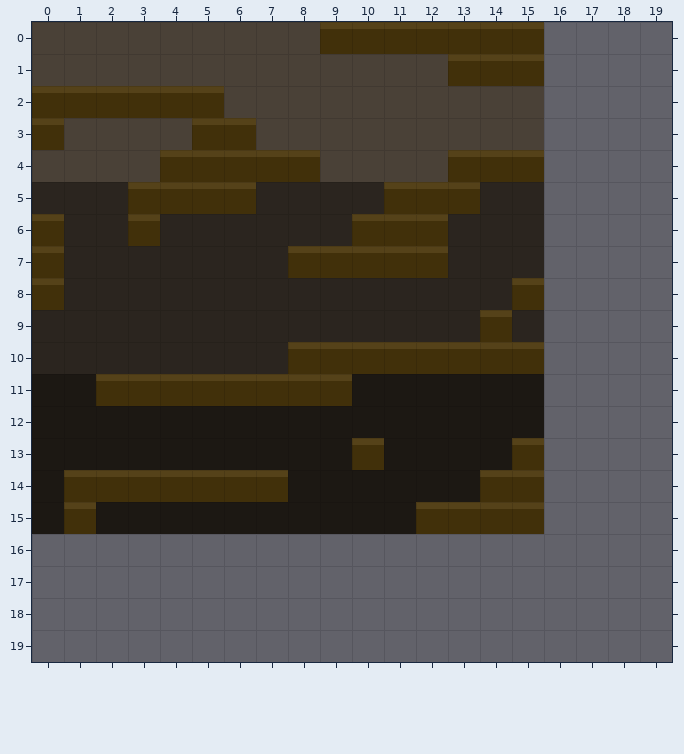
Two versions of a level (Tiled map, Content/tileMaps/prototype/collisionTestMap.tmx). That is the earlier state.
Cells are 32x32 px. Shown: x 0..19, y 0..19. The old version is drawn lined up with the new one.
Once edited:
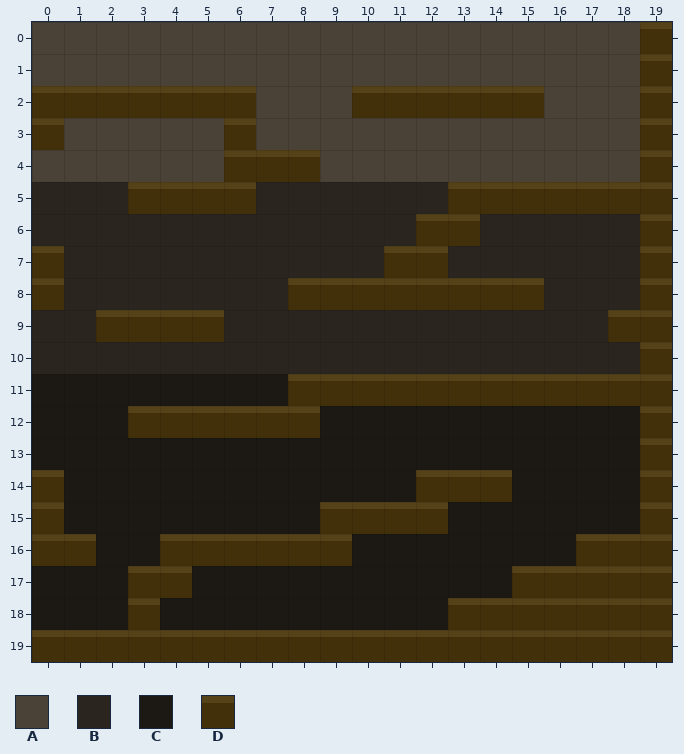
Key: from "MapPrototypeTileset": A 22, B 97, C 194, D 204.
_ is an empty cell.
Difference:
map size 16x16 -> 20x20 cells
Layer "BackGround":
y 0..4: x 16..18 ___ -> AAA
y 6..8: x 16..18 ___ -> BBB
y 9: x 16..17 __ -> BB
y 10: x 16..18 ___ -> BBB
y 12..15: x 16..18 ___ -> CCC
y 16: x 2..3 __ -> CC; x 10..16 _______ -> CCCCCCC
y 17: x 0..2 ___ -> CCC; x 5..14 __________ -> CCCCCCCCCC
y 18: x 0..2 ___ -> CCC; x 4..12 _________ -> CCCCCCCCC
Layer "Walls":
y 0: x 9..15 DDDDDDD -> _______; x 19 _ -> D
y 1: x 13..15 DDD -> ___; x 19 _ -> D
y 2: x 6 _ -> D; x 10..15 ______ -> DDDDDD; x 19 _ -> D
y 3: x 5 D -> _; x 19 _ -> D
y 4: x 4..5 DD -> __; x 13..15 DDD -> ___; x 19 _ -> D
y 5: x 11..12 DD -> __; x 14..19 ______ -> DDDDDD
y 6: x 0 D -> _; x 3 D -> _; x 10..11 DD -> __; x 13 _ -> D; x 19 _ -> D
y 7: x 8..10 DDD -> ___; x 19 _ -> D
y 8: x 8..14 _______ -> DDDDDDD; x 19 _ -> D
y 9: x 2..5 ____ -> DDDD; x 14 D -> _; x 18..19 __ -> DD
y 10: x 8..15 DDDDDDDD -> ________; x 19 _ -> D
y 11: x 2..7 DDDDDD -> ______; x 10..19 __________ -> DDDDDDDDDD
y 12: x 3..8 ______ -> DDDDDD; x 19 _ -> D
y 13: x 10 D -> _; x 15 D -> _; x 19 _ -> D
y 14: x 0..7 _DDDDDDD -> D_______; x 12..13 __ -> DD; x 15 D -> _; x 19 _ -> D
y 15: x 0..1 _D -> D_; x 9..11 ___ -> DDD; x 13..15 DDD -> ___; x 19 _ -> D
y 16: x 0..1 __ -> DD; x 4..9 ______ -> DDDDDD; x 17..19 ___ -> DDD
y 17: x 3..4 __ -> DD; x 15..19 _____ -> DDDDD
y 18: x 3 _ -> D; x 13..19 _______ -> DDDDDDD
y 19: x 0..19 ____________________ -> DDDDDDDDDDDDDDDDDDDD
Boxes around the changes in both pictures, in picture pixels (x1, y1, x2, y2):
changed: (32, 22, 672, 662)
